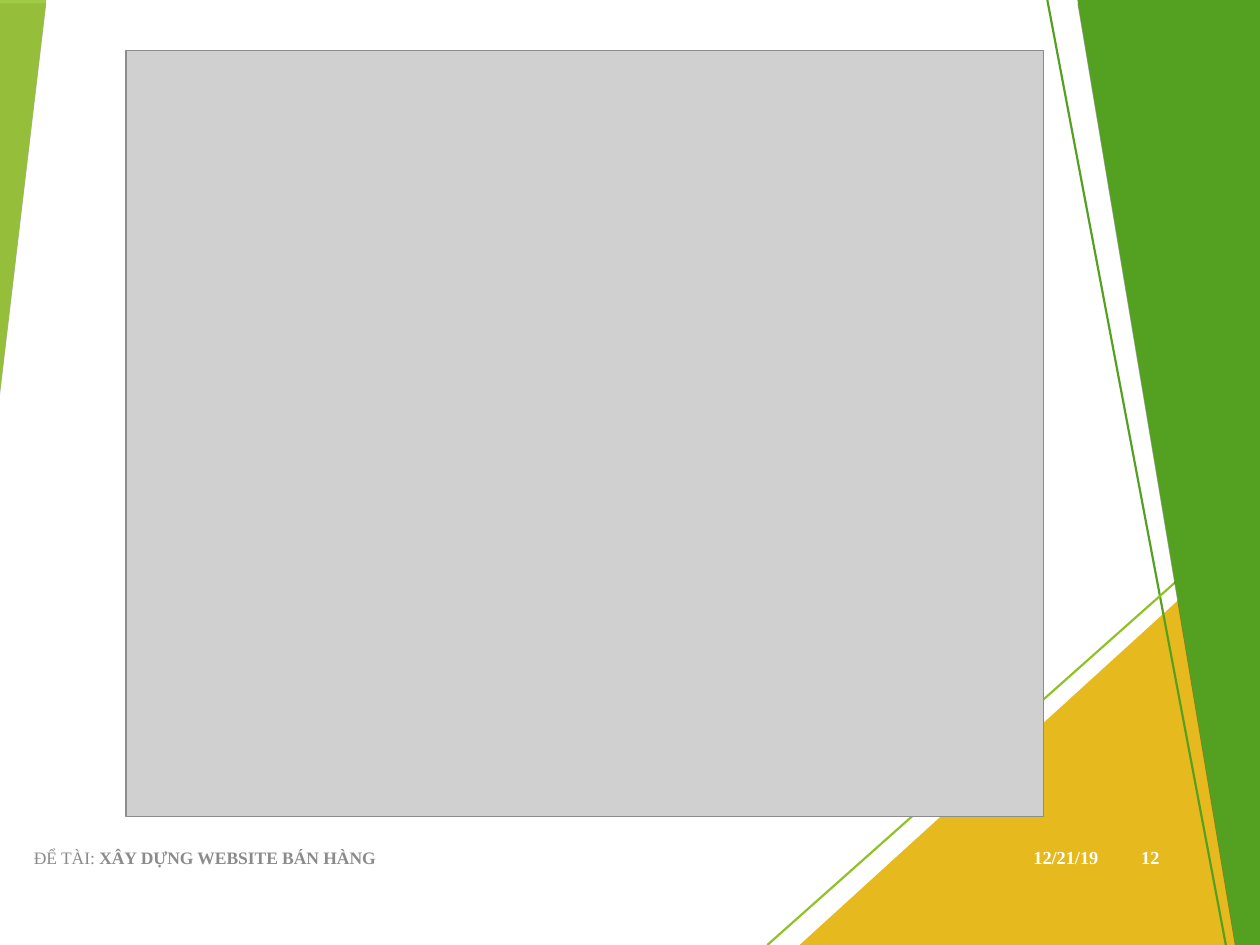
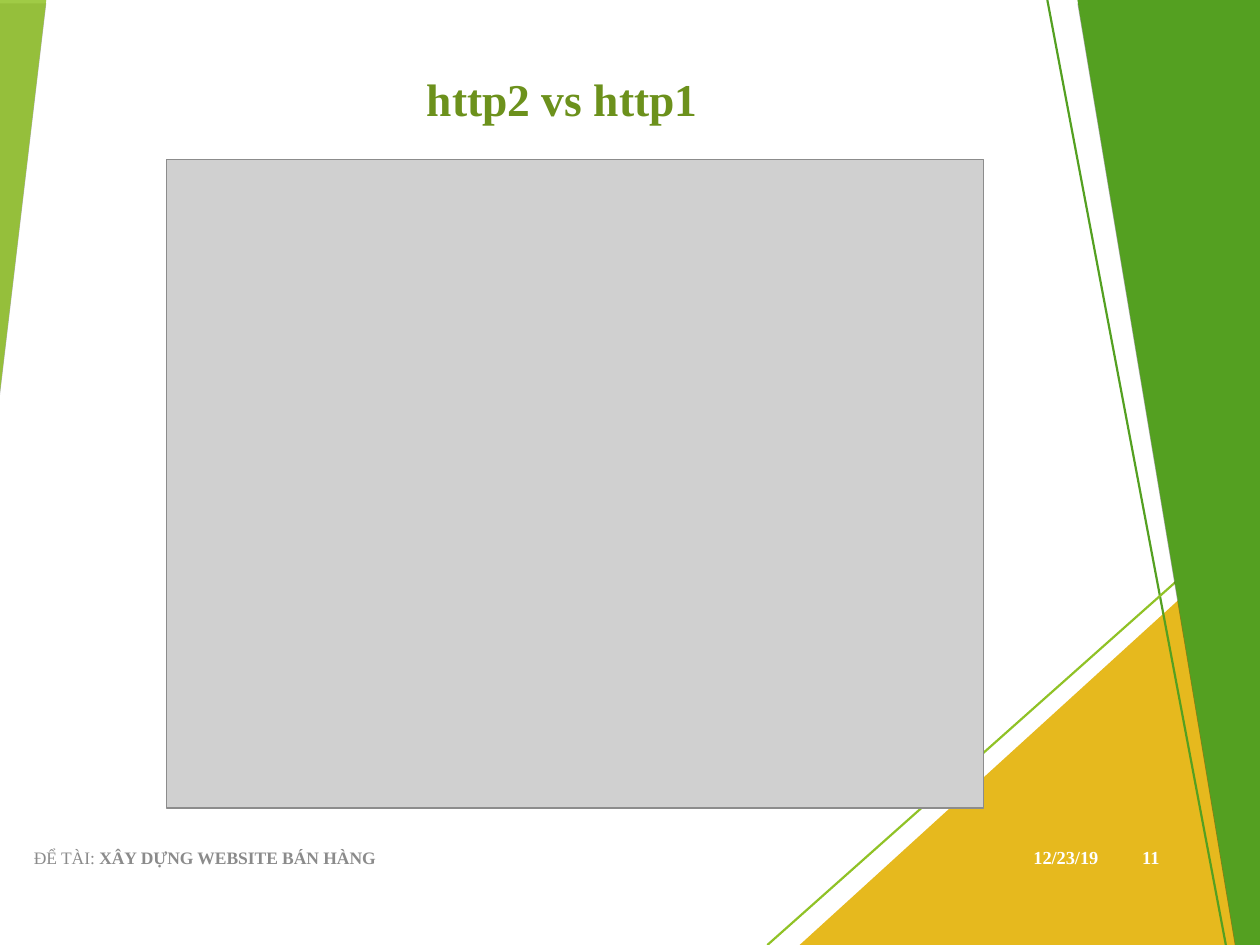
Before and after one commit to viet97/doandocs, a slide deck: slide 11 of DATN_Presentation.pptx (slide 12 before the commit). Drawn at 1260x945 pixels with LibreOffice and Linux fonts; fonts in the diff are those of the drawing; grey boxes stand for pictures. Boxes give left, top, right and bottom in pixels: in the first picture for what was removed or moved away, otherwise in the second. Text is boxed around its words. In the diff, an @@ line names an element or a change of style, - is before the commit and + after.

```diff
--- a/DATN_Presentation.pptx
+++ b/DATN_Presentation.pptx
@@ text added at (427,84,698,125), 26 pt, text #6C911C, bold @@
+http2 vs http1
@@ picture: place and size @@
-picture at (126,50,1043,816)
+picture at (166,160,984,809)
@@ text at (1033,852,1098,864): text changed @@
-12/21/19
+12/23/19
@@ page number at (1142,852,1159,864): text changed @@
-12
+11
```
Also in this commit, not shown: 20 other slides changed.
